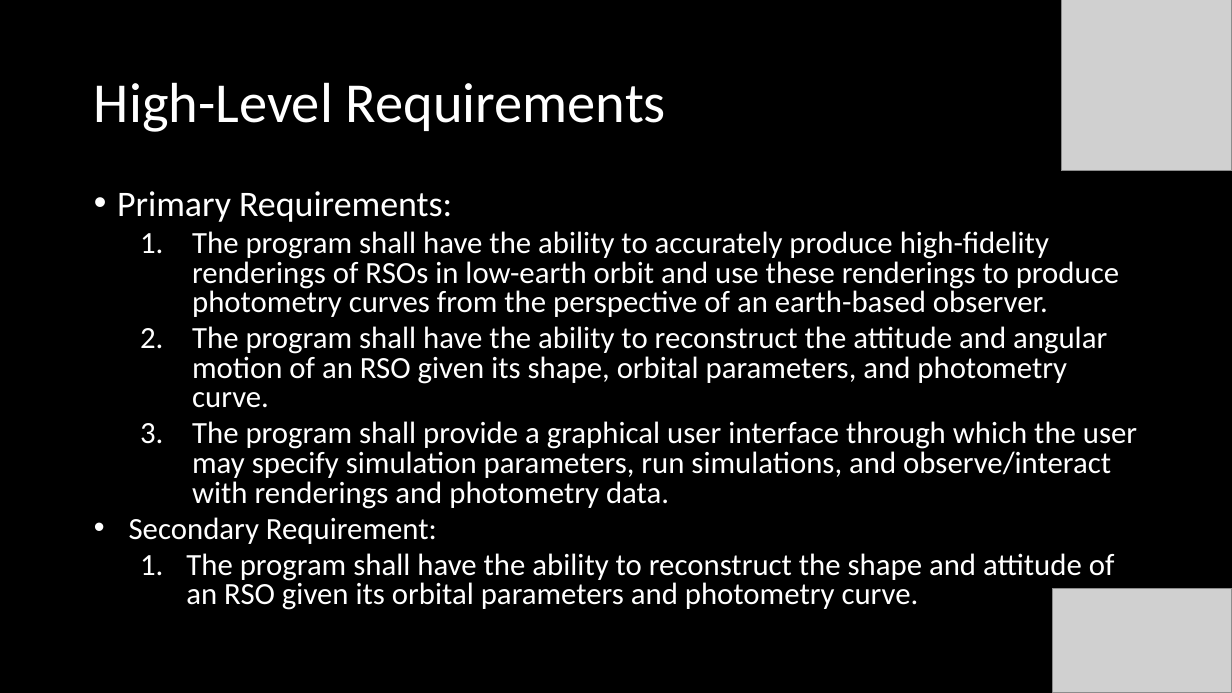
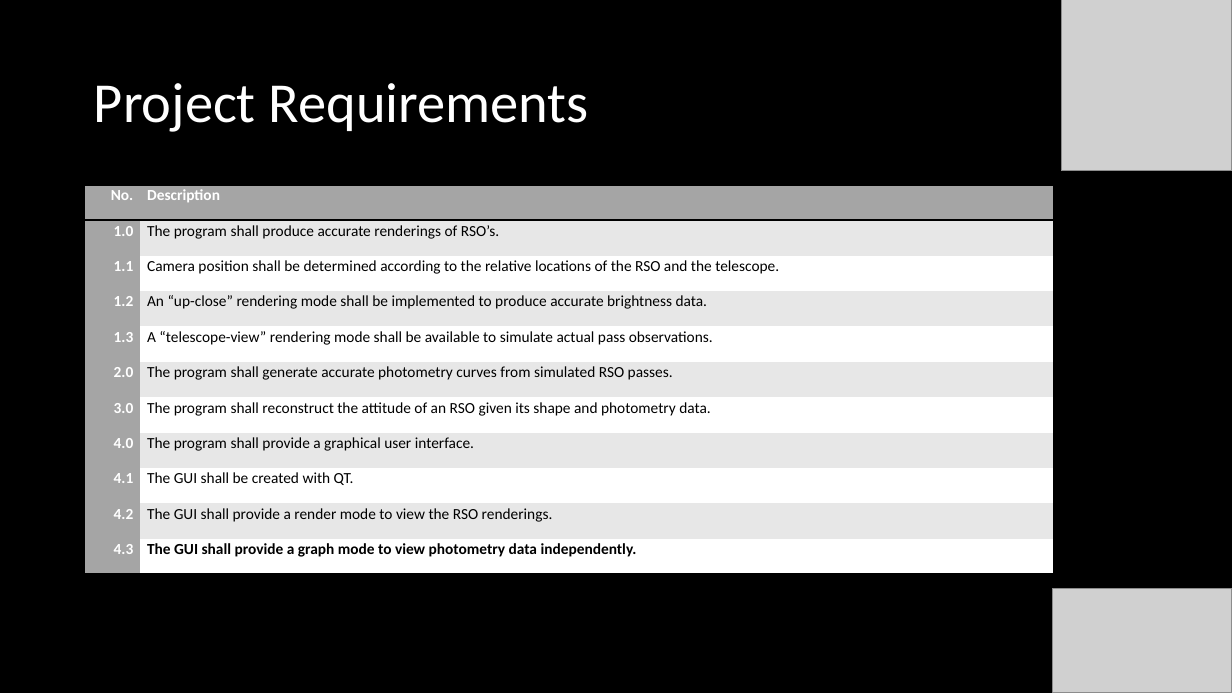
Before and after one commit to henry-valentine/COMPASS, a slide deck: slide 3 of documentation/COMPASS Project Overview.pptx. Drawn at 1232x693 pixels with LibreOffice and Linux fonts; fonts in the diff are those of the drawing; grey boxes stand for pictures. Boxes give left, top, right and bottom in pixels: in the first picture for what was removed or moved away, otherwise in the second. Text is boxed around its words. In the diff, an @@ line names an element or a change of style, - is before the commit and + after.

```diff
--- a/documentation/COMPASS Project Overview.pptx
+++ b/documentation/COMPASS Project Overview.pptx
@@ title at (94, 83, 589, 132): text changed @@
-High-Level Requirements
+Project Requirements
@@ table added at (85, 185, 1053, 575), 11 rows, 2 columns @@
+No. | Description
+1.0 | The program shall produce accurate renderings of RSO’s.
+1.1 | Camera position shall be determined according to the relative locations of the RSO and the telescope.
+1.2 | An “up-close” rendering mode shall be implemented to produce accurate brightness data.
+1.3 | A “telescope-view” rendering mode shall be available to simulate actual pass observations.
+2.0 | The program shall generate accurate photometry curves from simulated RSO passes.
+3.0 | The program shall reconstruct the attitude of an RSO given its shape and photometry data.
+4.0 | The program shall provide a graphical user interface.
+4.1 | The GUI shall be created with QT.
+4.2 | The GUI shall provide a render mode to view the RSO renderings.
+4.3 | The GUI shall provide a graph mode to view photometry data independently.
@@ text removed at (117, 191, 1137, 610) @@
-• Primary Requirements:
-  1. The program shall have the ability to accurately produce high-fidelity renderings of RSOs in low-earth orbit and use these renderings to produce photometry curves from the perspective of an earth-based observer.
-  2. The program shall have the ability to reconstruct the attitude and angular motion of an RSO given its shape, orbital parameters, and photometry curve.
-  3. The program shall provide a graphical user interface through which the user may specify simulation parameters, run simulations, and observe/interact with renderings and photometry data.
-  • Secondary Requirement:
-    1. The program shall have the ability to reconstruct the shape and attitude of an RSO given its orbital parameters and photometry curve.
```
Also in this commit, not shown: 12 other files.
